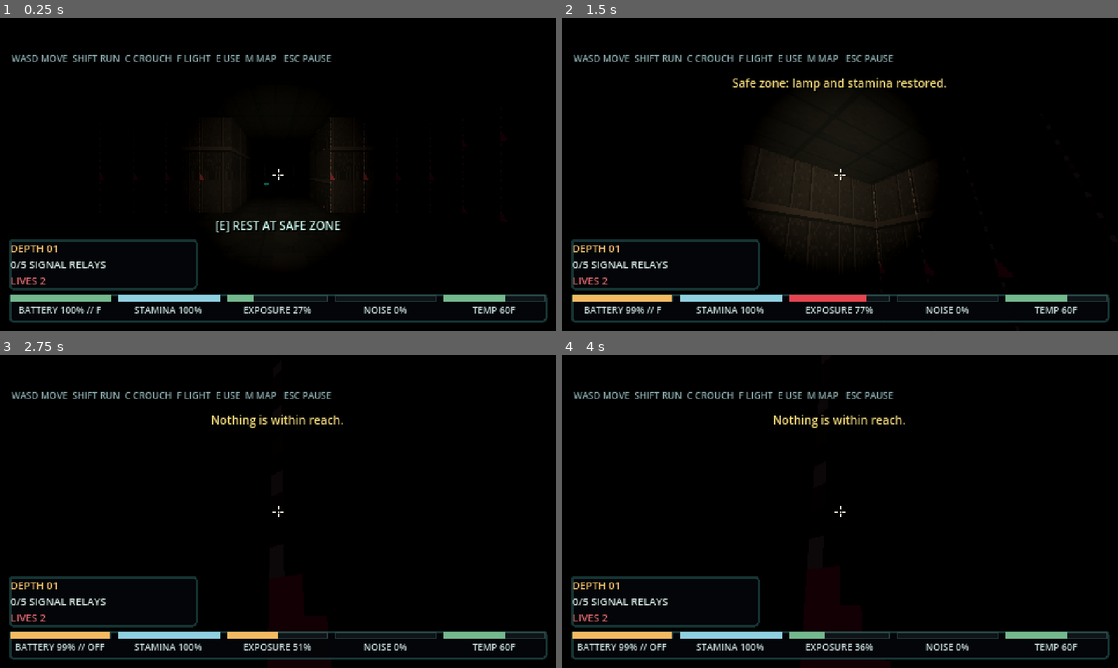
Above: before the commit, frames 1-4 (two rows, left to right).
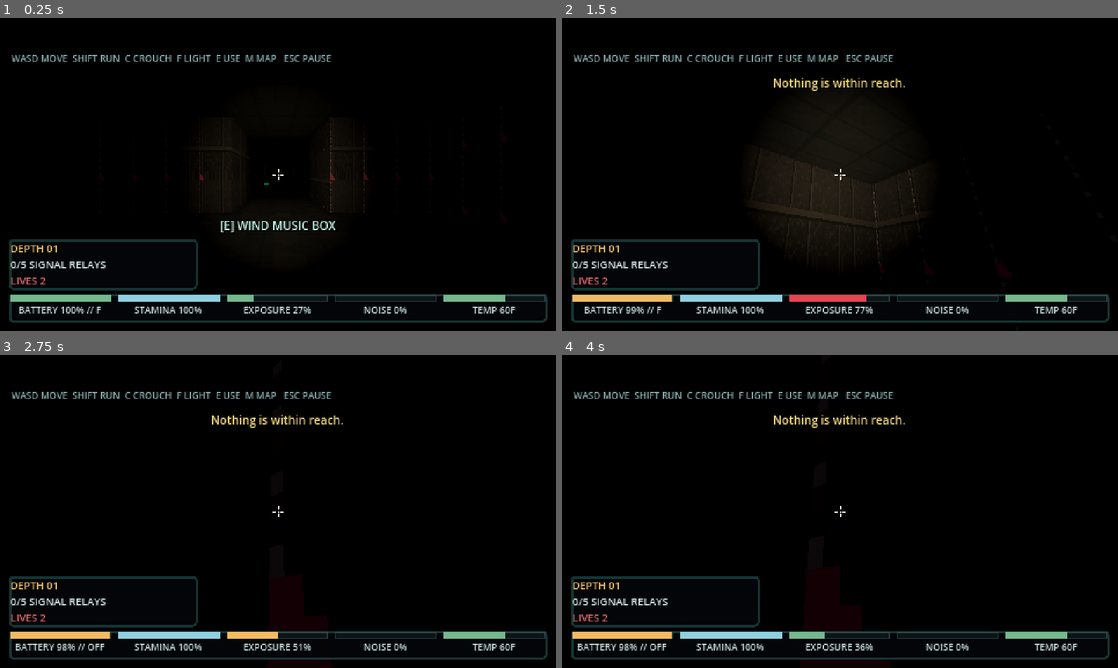
Above: after the commit, the same moments.

Repository: KyttuXD/LastRouteGodot
Game: Godot game, scene res://scenes/main_3d.tscn
Two runs of this game, one before a commit and one after it. Both use one fixed random seed, a clock stepped at 60 frames per second and the inputs below. This scene is started directly instead of the project's main scene.
Inputs (mouse positions are in pixels of both pictures, inside the frame that each line leads up to):
- Up to frame 1 (0.25 s): no input
- Up to frame 2 (1.5 s): tap Enter at 0.5 s; move the mouse to (867, 174) at 0.52 s; hold E (interact) 0.53-1.28 s; hold W (move_up) from 0.53 s (still down); click (867, 174) at 0.67 s; move the mouse to (812, 174) at 1.27 s; tap C (crouch) at 1.35 s; click (812, 174) at 1.42 s
- Up to frame 3 (2.75 s): keep holding W (move_up); tap E (interact) at 1.55 s; move the mouse to (289, 505) at 2.02 s; hold E (interact) from 2.03 s (still down); tap F (flashlight) at 2.1 s; click (289, 505) at 2.17 s
- Up to frame 4 (4 s): keep holding W (move_up); move the mouse to (834, 517) at 2.77 s; release E (interact) at 2.78 s; tap E (interact) at 2.85 s; click (834, 517) at 2.92 s; move the mouse to (878, 514) at 3.52 s; hold E (interact) from 3.53 s (still down); tap B (office_breaker) at 3.6 s; click (878, 514) at 3.67 s

The runs differ from the first frame. In frame 1, 0.5% of the frame differs, in the area x 38-62%, y 64-69%; in frame 2, 0.7%, in the area x 30-70%, y 18-24%; in frame 3, less than 0.1%; in frame 4, less than 0.1%.

Commit message:
Require facing an interactable to use it, and allow left click alongside E
Being within INTERACTION_RANGE used to be the whole gate, which let a
player trigger whatever was nearest even behind or beside them.
_nearest_interactable() now also requires the target to fall within
INTERACTION_FACING_HALF_ANGLE of the player's facing (the same 2D
grid-plane convention the hunters' own beam-aim cones already use, just a
much more generous angle -- an aim-assist cone, not a precise reticle).
Zephyra's shop isn't a RouteInteractable3D, so her own in_range() got the
same check directly.

Left click is now bound to the same "interact" action as E/Space in
project.godot, rather than a separate handler -- it drives both the
single-press pickup/activate flow and the hold-to-resecure flow for free,
with no new input-polling code.

Driven check in validate_hunters.gd confirms a relay right next to the
player shows no prompt and cannot be collected while facing away, and
works normally once turned to face it. Zephyra's shop test extended the
same way. Full 14-suite run clean 2x.

Co-Authored-By: Claude Sonnet 5 <noreply@anthropic.com>

Diff:
--- a/project.godot
+++ b/project.godot
@@ -64,6 +64,7 @@
 "deadzone": 0.5,
 "events": [Object(InputEventKey,"resource_local_to_scene":false,"resource_name":"","device":16,"window_id":0,"alt_press …(190 unchanged characters)…
 , Object(InputEventKey,"resource_local_to_scene":false,"resource_name":"","device":16,"window_id":0,"alt_pressed":false …(181 unchanged characters)…
+, Object(InputEventMouseButton,"resource_local_to_scene":false,"resource_name":"","device":-1,"window_id":0,"alt_pressed":false,"shift_pressed":false,"ctrl_pressed":false,"meta_pressed":false,"button_mask":0,"position":Vector2(0, 0),"global_position":Vector2(0, 0),"factor":1.0,"button_index":1,"canceled":false,"pressed":false,"double_click":false,"script":null)
 ]
 }
 toggle_map={
--- a/scripts/validate_hunters.gd
+++ b/scripts/validate_hunters.gd
@@ -51,6 +51,7 @@
 	_ilyra_tags_and_pounces(generator)
 	await _verrine_lurks_and_chases(_host)
 	await _zephyra_trades_and_repairs(_host)
+	await _interactables_require_facing(_host)
 	if _failures == 0:
 		print("hunters OK")
 	return _failures
@@ -866,15 +867,24 @@
 	_expect(not captured, "Zephyra captured the player -- she is supposed to be immune")
 
 	# Out of range: no shop.
-	var message: String = brain.gimmick.open_shop(settled_at + Vector2(10.0, 10.0), settled_at)
+	var message: String = brain.gimmick.open_shop(settled_at + Vector2(10.0, 10.0), settled_at, Vector2(0, 1))
 	_expect(message.is_empty(), "the shop opened from far outside its range")
 
-	# In range: opens with a real offer menu.
+	# In range and facing her (distance 0 counts as facing -- there is no
+	# meaningful "behind you" when you're standing exactly where she is):
+	# opens with a real offer menu.
 	GameState.coins = 20
-	message = brain.gimmick.open_shop(settled_at, settled_at)
+	message = brain.gimmick.open_shop(settled_at, settled_at, Vector2(0, 1))
 	_expect(not message.is_empty() and message.begins_with("ZYTTU SHOP"),
-		"opening the shop in range did not return a menu")
+		"opening the shop in range and facing her did not return a menu")
 	_expect(brain.gimmick.shop_open, "opening the shop did not mark it open")
+
+	# In range but facing away: refused, same as any other interactable.
+	brain.gimmick.shop_open = false
+	var away_point := settled_at + Vector2(1.0, 0.0)
+	message = brain.gimmick.open_shop(away_point, settled_at, Vector2(0, 1))
+	_expect(message.is_empty(), "the shop opened while facing away from her")
+	_expect(not brain.gimmick.shop_open, "facing away still marked the shop open")
 
 	# Choosing before it's open is a no-op (guarded separately below by
 	# closing it first).
@@ -944,3 +954,51 @@
 
 	scene.queue_free()
 	print("  zephyra   coins collect, trades cost and apply, and pesticide gates Loxelle/Ysolde")
+
+
+## Not hunter-specific -- general player/interactable infrastructure, tested
+## here because this file already has the real-scene + real-relay harness
+## (see _briselle_sabotages_and_resecures) that a facing check needs. Being
+## in reach used to be the whole gate; now the player also has to be turned
+## toward the thing, which _nearest_interactable() enforces for every
+## interactable at once (see PlayerController3D._nearest_interactable).
+func _interactables_require_facing(host: Node) -> void:
+	var scene: Node = load("res://scenes/main_3d.tscn").instantiate()
+	host.get_tree().root.add_child(scene)
+	await host.get_tree().process_frame
+	var generator: FacilityGenerator = scene.facility_view.generator
+	var player: PlayerController3D = scene.player
+	if generator.relays.is_empty():
+		_fail("no relays on the live floor to test facing-gated interaction against")
+		scene.queue_free()
+		return
+	var relay_cell := Vector2i(generator.relays[0]["x"], generator.relays[0]["y"])
+	var relay_node: RouteInteractable3D = scene.facility_view._at(relay_cell, RouteInteractable3D.Kind.RELAY)
+	if relay_node == null:
+		_fail("no interactable at the first relay's cell")
+		scene.queue_free()
+		return
+
+	# Close enough to reach, one metre off the relay.
+	player.global_position = relay_node.global_position + Vector3(0.0, 0.0, 1.0)
+
+	# Facing away from it: no prompt, and pressing interact does nothing --
+	# proximity alone used to be enough for both.
+	player.facing = Vector2(0.0, 1.0)
+	_expect(player.get_interaction_prompt().is_empty(),
+		"a relay right next to the player showed a prompt while they faced away from it")
+	player._try_interact()
+	_expect(GameState.relays_collected == 0,
+		"pressing interact while facing away from a relay collected it anyway")
+
+	# Turned to face it: the same relay, now reachable both for the prompt
+	# and for the press.
+	player.facing = Vector2(0.0, -1.0)
+	_expect(not player.get_interaction_prompt().is_empty(),
+		"a relay right in front of the player showed no prompt while facing it directly")
+	player._try_interact()
+	_expect(GameState.relays_collected == 1,
+		"pressing interact while facing a relay directly did not collect it")
+
+	scene.queue_free()
+	print("  facing    a nearby interactable is only reachable while actually faced")
--- a/src/config/game_config.gd
+++ b/src/config/game_config.gd
@@ -23,6 +23,11 @@
 const BATTERY_RECHARGE := 25.0
 
 const INTERACTION_RANGE := 26.0
+## How far off-center (radians) an interactable can sit from the player's
+## facing and still be reachable -- generous on purpose, an aim-assist cone
+## rather than a precise reticle, unlike the much narrower beam-aim cones
+## (KATHY_BEAM_HALF_ANGLE etc.) those exist to be hard to hold on target.
+const INTERACTION_FACING_HALF_ANGLE := 0.7
 
 ## TUNING.safeRadius (2.5 tiles) from the original's game-config.js, converted
 ## to pixels — how close the player must be to a safe zone for the HUD's
--- a/src/game/hunter_gimmicks/zephyra_gimmick.gd
+++ b/src/game/hunter_gimmicks/zephyra_gimmick.gd
@@ -61,8 +61,17 @@
 	return true
 
 
-func in_range(player_position: Vector2, brain_position: Vector2) -> bool:
-	return player_position.distance_to(brain_position) <= GameConfig.ZEPHYRA_SHOP_RANGE
+## In range AND actually being faced, the same requirement every other
+## interactable now has (see PlayerController3D._nearest_interactable) --
+## she is not a RouteInteractable3D, so this is her own copy of that check.
+func in_range(player_position: Vector2, brain_position: Vector2, player_facing: Vector2) -> bool:
+	var offset := brain_position - player_position
+	var distance := offset.length()
+	if distance > GameConfig.ZEPHYRA_SHOP_RANGE:
+		return false
+	if distance <= 0.001:
+		return true
+	return offset.normalized().dot(player_facing) >= cos(GameConfig.INTERACTION_FACING_HALF_ANGLE)
 
 
 func offer_menu_text() -> String:
@@ -75,8 +84,8 @@
 
 ## Opens (or re-toasts) the menu. `brain_position` is Zephyra's own spot on
 ## the floor, since the gimmick has no HunterBrain reference of its own.
-func open_shop(player_position: Vector2, brain_position: Vector2) -> String:
-	if not in_range(player_position, brain_position):
+func open_shop(player_position: Vector2, brain_position: Vector2, player_facing: Vector2) -> String:
+	if not in_range(player_position, brain_position, player_facing):
 		return ""
 	shop_open = true
 	return offer_menu_text()
--- a/src/game_3d/player_controller_3d.gd
+++ b/src/game_3d/player_controller_3d.gd
@@ -490,14 +490,25 @@
 	return clampi(roundi(_resecure_progress / GameConfig.RELAY_RESECURE_SECONDS * 100.0), 0, 100)
 
 
+## Nearest interactable in reach AND actually being looked at -- being close
+## to something used to be enough on its own, which let a player trigger
+## whatever was nearest behind or beside them without turning to face it.
+## Facing is checked on the grid plane only (same 2D convention `facing`
+## already uses for the hunters' own beam-aim checks), so looking up or down
+## at a target roughly at eye height still counts.
 func _nearest_interactable() -> RouteInteractable3D:
 	var nearest: RouteInteractable3D = null
 	var nearest_distance := GameConfig.INTERACTION_RANGE / GameConfig.TILE_SIZE
 	for candidate in get_tree().get_nodes_in_group("interactable"):
 		if not candidate is RouteInteractable3D:
 			continue
-		var distance := global_position.distance_to(candidate.global_position)
-		if distance <= nearest_distance and not candidate.get_prompt().is_empty():
-			nearest = candidate
-			nearest_distance = distance
+		var offset := Vector2(candidate.global_position.x - global_position.x,
+			candidate.global_position.z - global_position.z)
+		var distance := offset.length()
+		if distance > nearest_distance or candidate.get_prompt().is_empty():
+			continue
+		if distance > 0.001 and offset.normalized().dot(facing) < cos(GameConfig.INTERACTION_FACING_HALF_ANGLE):
+			continue
+		nearest = candidate
+		nearest_distance = distance
 	return nearest
--- a/src/main_3d.gd
+++ b/src/main_3d.gd
@@ -312,7 +312,7 @@
 			continue
 		var gimmick: ZephyraGimmick = view.brain.gimmick
 		if action == "open":
-			return gimmick.open_shop(player.grid_position(), view.brain.position)
+			return gimmick.open_shop(player.grid_position(), view.brain.position, player.facing)
 		return gimmick.choose_offer(int(action), player, facility_view)
 	return ""
 
@@ -326,7 +326,7 @@
 		var gimmick: ZephyraGimmick = view.brain.gimmick
 		if gimmick.shop_open:
 			return gimmick.offer_menu_text()
-		if gimmick.in_range(player.grid_position(), view.brain.position):
+		if gimmick.in_range(player.grid_position(), view.brain.position, player.facing):
 			return "OPEN ZYTTU COIN EXCHANGE"
 	return ""
 
